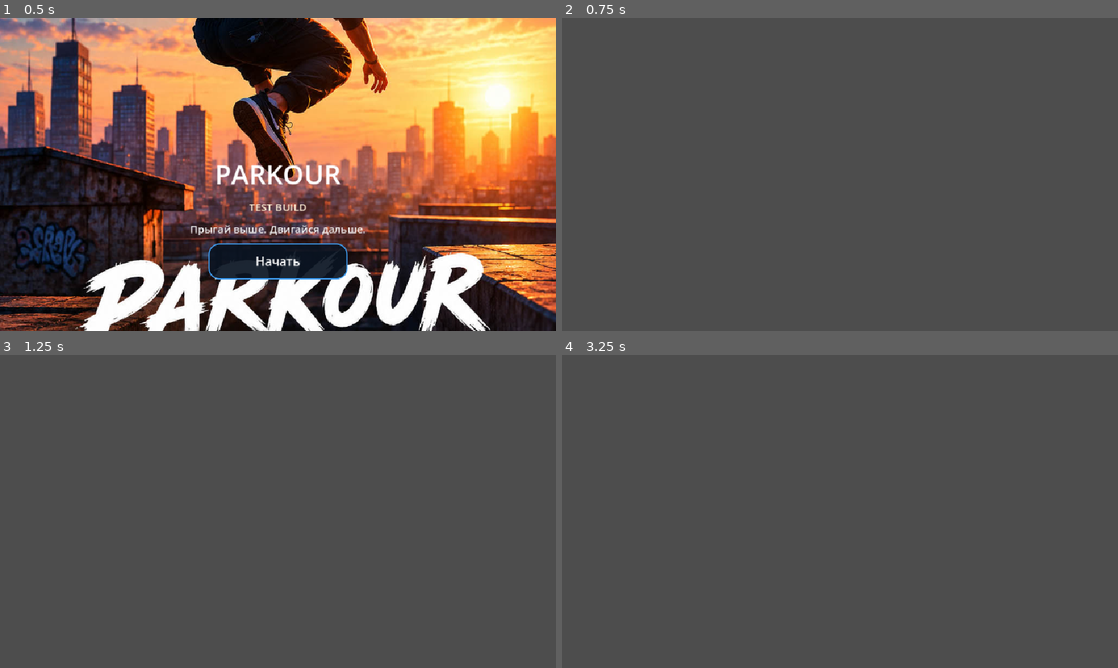
Above: before the commit, frames 1-4 (two rows, left to right).
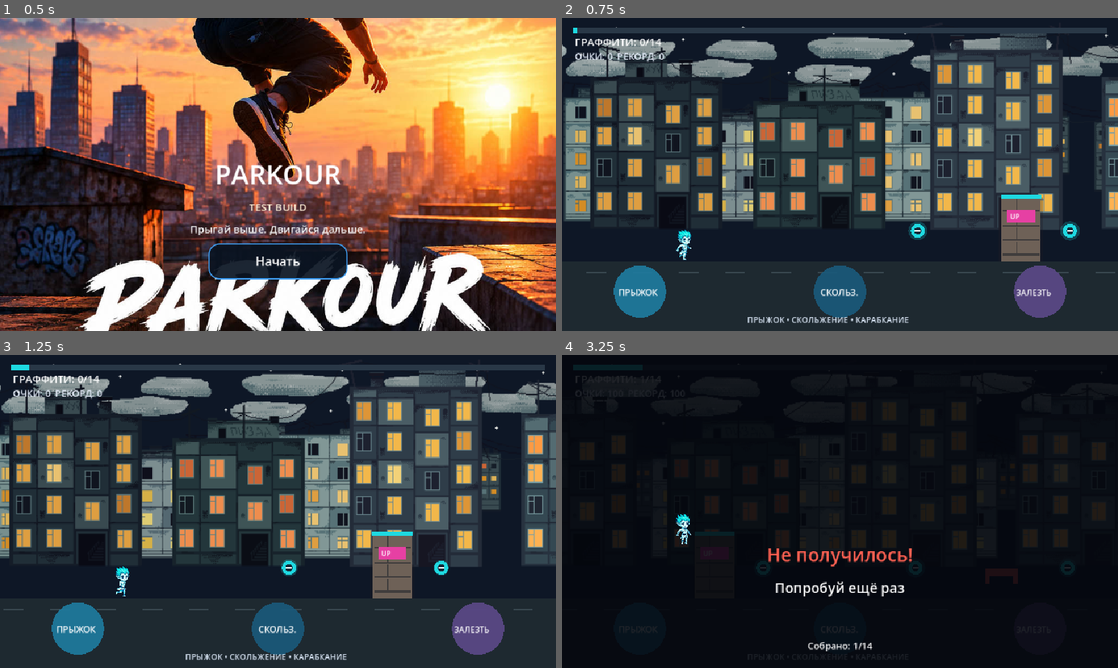
Above: after the commit, the same moments.

Repository: starden-opsv/Parkour
Game: Godot game, scene res://main.tscn
Two runs of this game, one before a commit and one after it. Both use one fixed random seed, a clock stepped at 60 frames per second and the inputs below.
Inputs (mouse positions are in pixels of both pictures, inside the frame that each line leads up to):
- Up to frame 1 (0.5 s): no input
- Up to frame 2 (0.75 s): click "Начать" at 0.5 s
- Up to frame 3 (1.25 s): no input
- Up to frame 4 (3.25 s): tap Enter at 1.25, 2.1 s; move the mouse to (962, 495) at 1.27 s; hold Up 1.28-2.03 s; tap R at 1.35 s; click (962, 495) at 1.42 s; tap Space at 1.52, 2.27 s; move the mouse to (728, 527) at 2.02 s; hold Down 2.03-2.78 s; move the mouse to (895, 442) at 2.77 s; hold Up from 2.78 s (still down); tap C at 2.85 s

Frame 1 is identical in both runs. In frame 2, 93% of the frame differs, in the area x 0-100%, y 0-100%; in frame 3, 93%; in frame 4, 100%.
Error before the commit: Parse Error: No constructor of "Transform2D" matches the signature "Transform2D(Vector2, Vector2, float, Vector2)". (res://level_1.gd:748)

Commit message:
Fix Transform2D constructor in graffiti lettering

Diff:
--- a/level_1.gd
+++ b/level_1.gd
@@ -745,7 +745,7 @@
 	# A small shear gives the word a forward-driving graffiti lean.
 	var shear := -0.13
 	var transform_origin := origin
-	var shear_matrix := Transform2D(Vector2(1.0, 0.0), Vector2(shear, 1.0), 0.0, transform_origin)
+	var shear_matrix := Transform2D(Vector2(1.0, 0.0), Vector2(shear, 1.0), transform_origin)
 	draw_set_transform_matrix(shear_matrix)
 	for depth in range(8, 0, -1):
 		var offset := Vector2(float(depth) * 1.4, float(depth) * 1.2)
